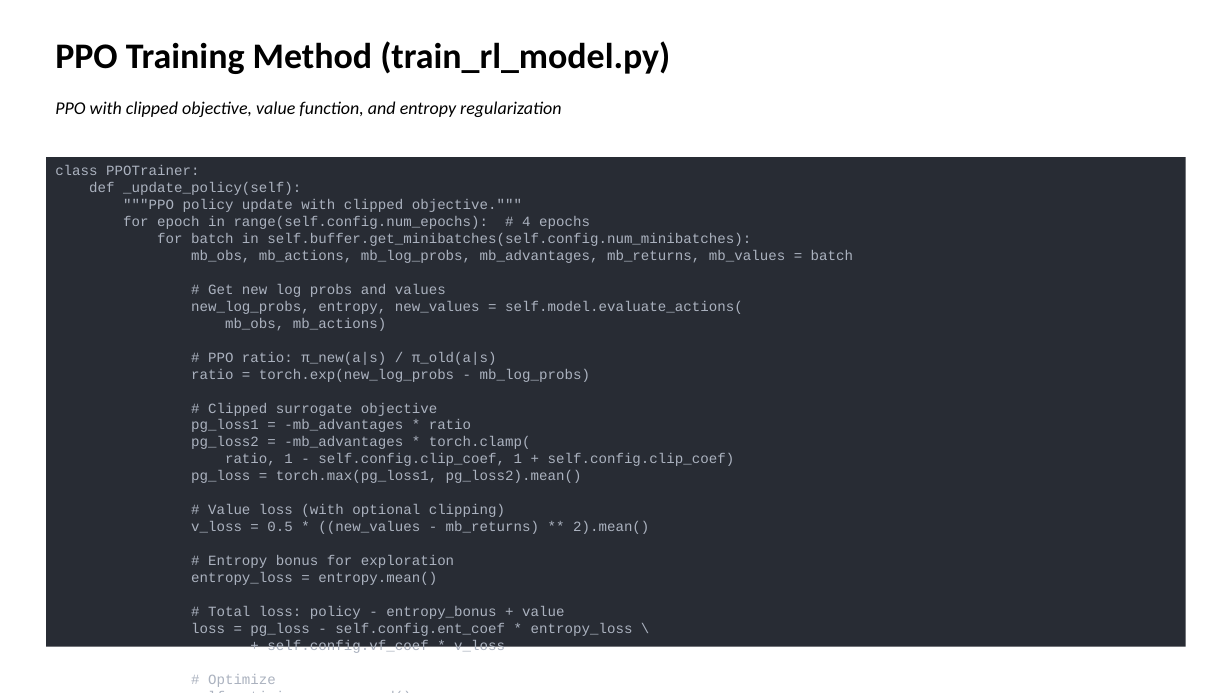
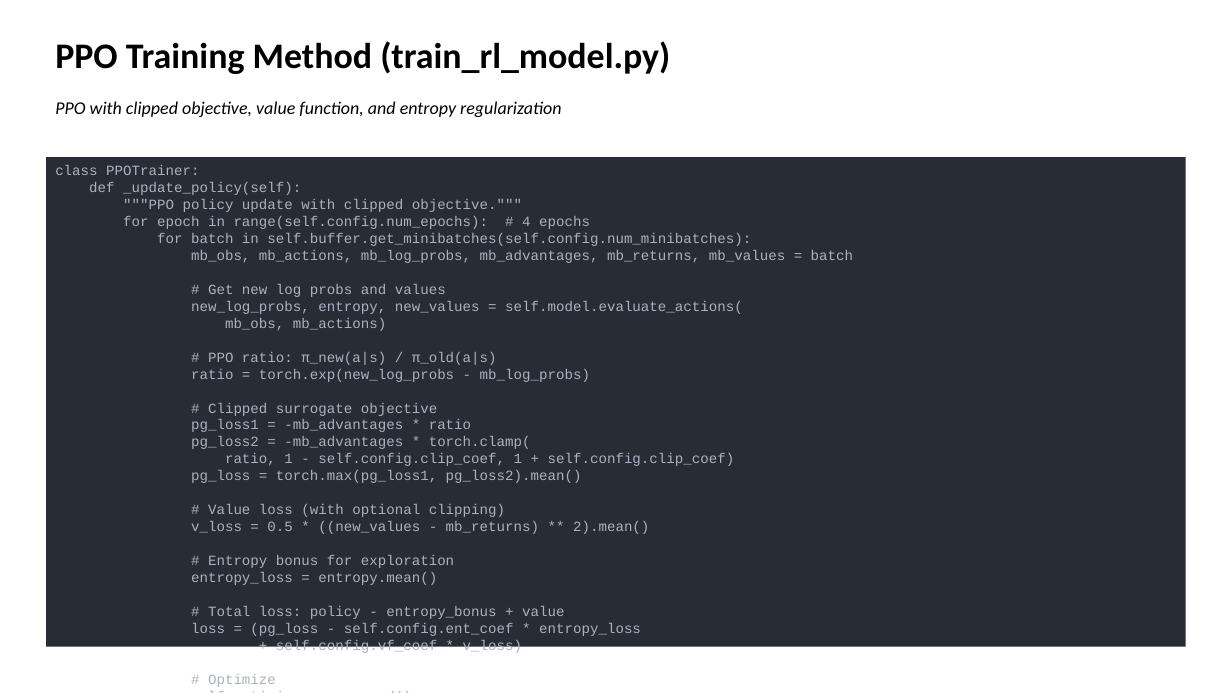
Before and after one commit to BearGotGit/Ultron-Texas-Hold-Em, a slide deck: slide 18 of presentation/Texas_Holdem_Ultron_Presentation.pptx. Drawn at 1232x693 pixels with LibreOffice and Linux fonts; fonts in the diff are those of the drawing. Boxes give left, top, right and bottom in pixels: in the first picture for what was removed or moved away, otherwise in the second. Text is boxed around its words. In the diff, an @@ line names an element or a change of style, - is before the commit and + after.

```diff
--- a/presentation/Texas_Holdem_Ultron_Presentation.pptx
+++ b/presentation/Texas_Holdem_Ultron_Presentation.pptx
@@ text in rectangle at <box>55,165,853,655</box>: text changed @@
-class PPOTrainer:
-def _update_policy(self):
-"""PPO policy update with clipped objective."""
-for epoch in range(self.config.num_epochs): # 4 epochs
-for batch in self.buffer.get_minibatches(self.config.num_minibatches):
-mb_obs, mb_actions, mb_log_probs, mb_advantages, mb_returns, mb_values = batch
-# Get new log probs and values
-new_log_probs, entropy, new_values = self.model.evaluate_actions(
-mb_obs, mb_actions)
-# PPO ratio: π_new(a|s) / π_old(a|s)
-ratio = torch.exp(new_log_probs - mb_log_probs)
-# Clipped surrogate objective
-pg_loss1 = -mb_advantages * ratio
-pg_loss2 = -mb_advantages * torch.clamp(
-ratio, 1 - self.config.clip_coef, 1 + self.config.clip_coef)
-pg_loss = torch.max(pg_loss1, pg_loss2).mean()
-# Value loss (with optional clipping)
-v_loss = 0.5 * ((new_values - mb_returns) ** 2).mean()
-# Entropy bonus for exploration
-entropy_loss = entropy.mean()
-# Total loss: policy - entropy_bonus + value
-loss = pg_loss - self.config.ent_coef * entropy_loss \
-+ self.config.vf_coef * v_loss
-# Optimize
-self.optimizer.zero_grad()
-loss.backward()
-nn.utils.clip_grad_norm_(self.model.parameters(), 0.5)
-self.optimizer.step()
+class PPOTrainer:
+def _update_policy(self):
+"""PPO policy update with clipped objective."""
+for epoch in range(self.config.num_epochs): # 4 epochs
+for batch in self.buffer.get_minibatches(self.config.num_minibatches):
+mb_obs, mb_actions, mb_log_probs, mb_advantages, mb_returns, mb_values = batch
+# Get new log probs and values
+new_log_probs, entropy, new_values = self.model.evaluate_actions(
+mb_obs, mb_actions)
+# PPO ratio: π_new(a|s) / π_old(a|s)
+ratio = torch.exp(new_log_probs - mb_log_probs)
+# Clipped surrogate objective
+pg_loss1 = -mb_advantages * ratio
+pg_loss2 = -mb_advantages * torch.clamp(
+ratio, 1 - self.config.clip_coef, 1 + self.config.clip_coef)
+pg_loss = torch.max(pg_loss1, pg_loss2).mean()
+# Value loss (with optional clipping)
+v_loss = 0.5 * ((new_values - mb_returns) ** 2).mean()
+# Entropy bonus for exploration
+entropy_loss = entropy.mean()
+# Total loss: policy - entropy_bonus + value
+loss = (pg_loss - self.config.ent_coef * entropy_loss
++ self.config.vf_coef * v_loss)
+# Optimize
+self.optimizer.zero_grad()
+loss.backward()
+nn.utils.clip_grad_norm_(self.model.parameters(), 0.5)
+self.optimizer.step()
```
Also in this commit, not shown: 1 other file.
